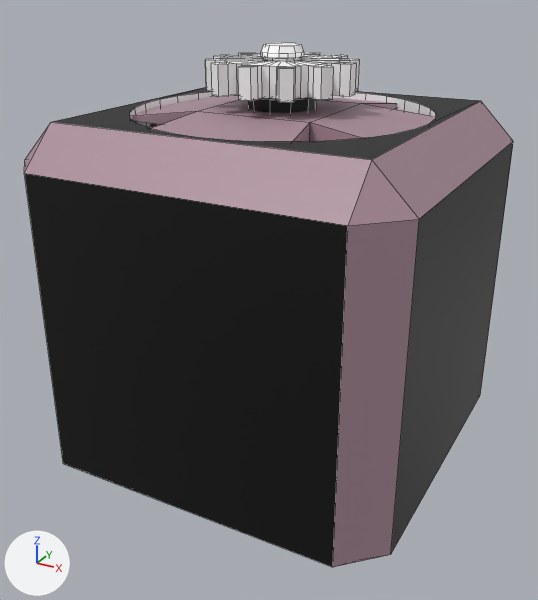
A saved change to the Blender file Assets/Player/Building Mechanic/Pieces/Motor/Motor.blend.
Both versions are drawn from a camera (50 mm lens) standing at (0.898, -1.701, 0.819) and looking at (-0.008, -0.055, -0.004). The axes (+X, +Y, +Z) are drawn at lower left. The lights are the same throughout. Mesh edges are drawn as thin lines.

The first picture shows 'Motor'.
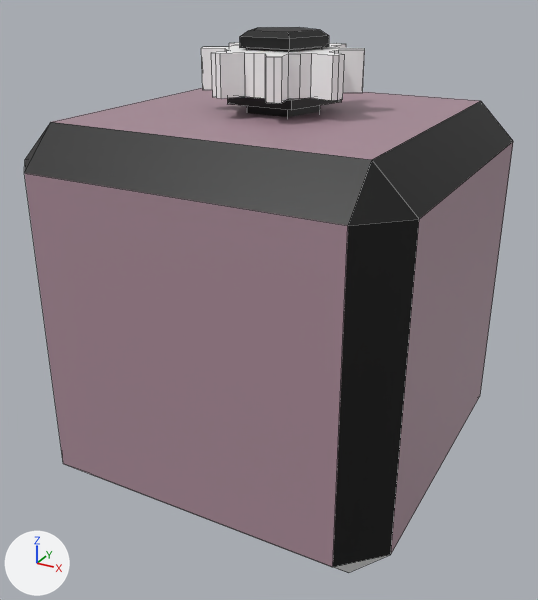
Changed parts and their boxes [x1, y1, x2, y2] in the pictures (538 x 600 px):
'Motor', reshaped
    before: [24, 43, 513, 567]
    after: [24, 27, 513, 573]
part 1 of me_cube_001, rebuilt (22% taller)
    before: [205, 52, 360, 102]
    after: [201, 42, 365, 103]
part 2 of me_cube_001, added (black)
    after: [227, 27, 342, 117]
part 3 of me_cube_001, deleted
    before: [249, 43, 316, 113]
part 4 of me_cube_001, cut back
    before: [53, 87, 479, 160]
    after: [53, 88, 479, 573]
part 5 of me_cube_001, surface changed
    both: [24, 101, 513, 567]

The change, as a list of edits to the scene's bpy script:
```text
Change me_cube_001:
    used by ob_motor; location = (0.0, 0.0, 0.0)
    remove me_cube_001.from_pydata(...)  # 540 vertices, 499 faces; spans x -0.5..0.5, y -0.5..0.5, z -0.5..0.659
    add me_cube_001.from_pydata(...)  # 261 vertices, 136 faces; spans x -0.5..0.5, y -0.5..0.5, z -0.5..0.693
    me_cube_001 part 1: the loose piece of 170 vertices spanning x -0.189..0.189, y -0.189..0.189, z 0.551..0.624 is rebuilt with 192 vertices and now spans x -0.191..0.191, y -0.191..0.191, z 0.55..0.65
    me_cube_001 part 2: a new loose piece of 45 vertices spanning x -0.142..0.142, y -0.121..0.149, z 0.407..0.693, in mat_material (picture img_strucuralpiecerotating_texture_png)
    me_cube_001 part 3: the loose piece of 134 vertices spanning x -0.086..0.086, y -0.086..0.086, z -0.412..0.659 is deleted
    me_cube_001 part 4
    150 vertices are removed from x -0.396..0.396, y -0.396..0.396, z -0.5..0.509
    129 faces are deleted
    2 vertices are added at (0.4, -0.4, -0.5), (0.4, 0.4, -0.5)
    7 new faces join them
    me_cube_001 part 5: 19 kept faces spanning x -0.5..0.5, y -0.5..0.5, z -0.5..0.5 get new texture (UV) coordinates
```
